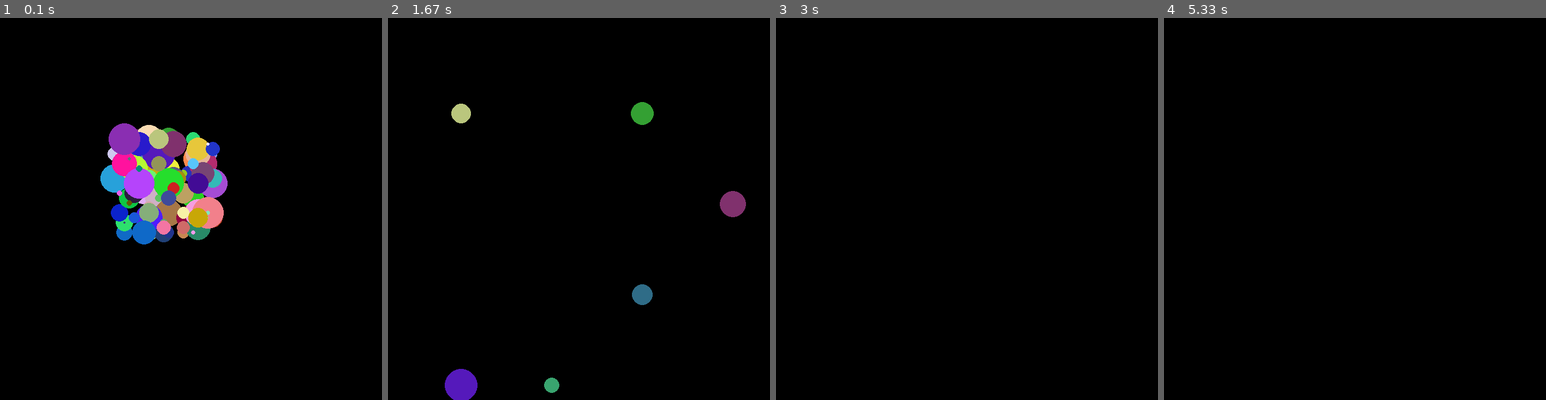
Above: before the commit, frames 1-4 (left to right).
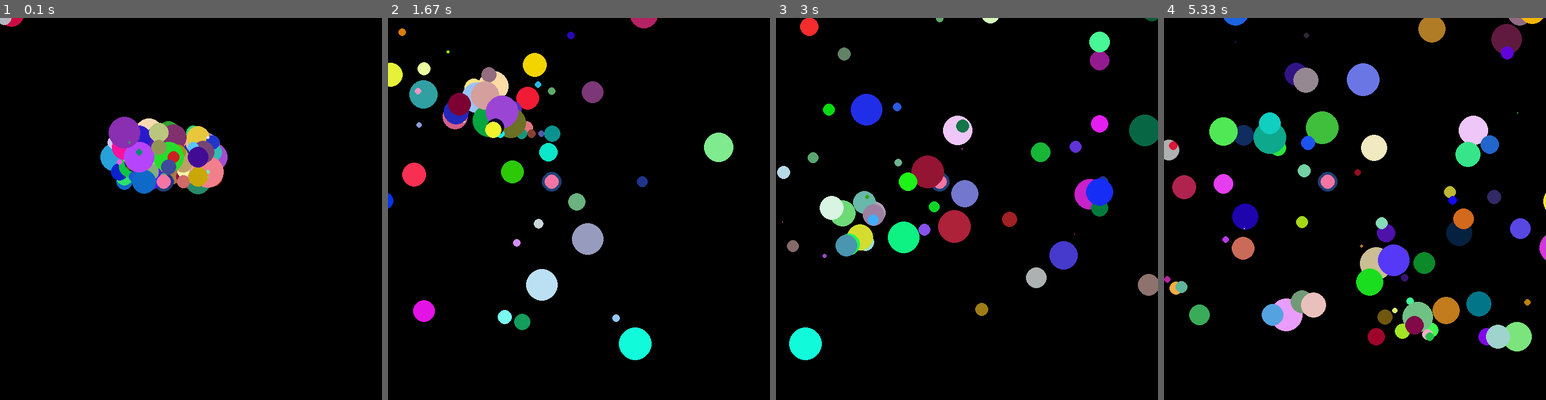
Above: after the commit, the same moments.

Repository: sagieppel/PyGame-Toturial
Game: pygame game, started from Lesson3.py
Two runs of this game, one before a commit and one after it. Both use one fixed random seed, a clock stepped at 60 frames per second and the inputs below.
Inputs (mouse positions are in pixels of both pictures, inside the frame that each line leads up to):
- Up to frame 1 (0.1 s): no input
- Up to frame 2 (1.67 s): click (579, 209) at 0.38 s; click (617, 293) at 0.72 s; click (720, 342) at 1.05 s; click (487, 132) at 1.38 s
- Up to frame 3 (3 s): click (967, 254) at 1.72 s; click (913, 128) at 2.05 s; click (1100, 308) at 2.38 s; click (840, 247) at 2.72 s
- Up to frame 4 (5.33 s): click (1244, 136) at 3.05 s; click (1263, 277) at 3.38 s; click (1492, 296) at 3.72 s; click (1240, 350) at 4.05 s; click (1236, 231) at 4.38 s; click (1377, 315) at 4.72 s; click (1423, 335) at 5.05 s

The runs differ from the first frame. In frame 1, 8.1% of the frame differs, in the area x 0-60%, y 0-60%; in frame 2, 10%; in frame 3, 9.6%; in frame 4, 14%, in the area x 0-100%, y 0-88%.

Commit message:
Update Lesson3.py

Diff:
--- a/Lesson3.py
+++ b/Lesson3.py
@@ -9,14 +9,14 @@
   circle["x"]=x
   circle["y"]=y
   circle["size"]=random.randint(1,30)
-  circle["speedx"] = random.randint(-10,10)
-  circle["speedy"] = random.randint(-10,10)
-  circle["gravity"]=0.1
+  circle["speedx"]=random.randint(-10,10)
+  circle["speedy"]=random.randint(-10,0)
+  circle["gravity"]=0.0
   return circle
 #------------------Draw a circle--------------------------------------------------------
 def updatecircle(circle):
-    circle["x"] += circle ["speedx"]
-    circle["y"] += circle ["speedy"]
+    circle["x"] += circle ["speedx"]#+random.randint(-10,10)
+    circle["y"] += circle ["speedy"]#+random.randint(-10,10)
     circle ["speedy"]+= circle["gravity"]
     pygame.draw.circle(screen, [circle["red"],circle["green"],circle["blue"]], [int(circle["x"]),int(circle["y"])], int(circle["size"]))
 
@@ -25,18 +25,24 @@
 screensize=700
 screen=pygame.display.set_mode([screensize,screensize]) # Set screen
 
+
+
 list=[]
 for i in range(100):
-  circle=createcircle(300,300)
-  list.append(circle)
+   circle=createcircle(300,300)
+   list.append(circle)
 
 
 #----------------------------Main loop--------------------------------------------------------------------
 for i in range(10000000):
-  #pygame.event.get() # Get user input
-  #x,y = pygame.mouse.get_pos() # Get position of the mouse
+  pygame.event.get() # Get user input
+  x,y = pygame.mouse.get_pos() # Get position of the mouse
+
+  circle=createcircle(x,y)
+  list.append(circle)
+
   pygame.Surface.fill(screen,(0,0,0)) # Fill screen
   for circle in list:
-       updatecircle(circle)
+      updatecircle(circle)
   pygame.time.delay(10) # Wait 10 milli second
   pygame.display.update()
